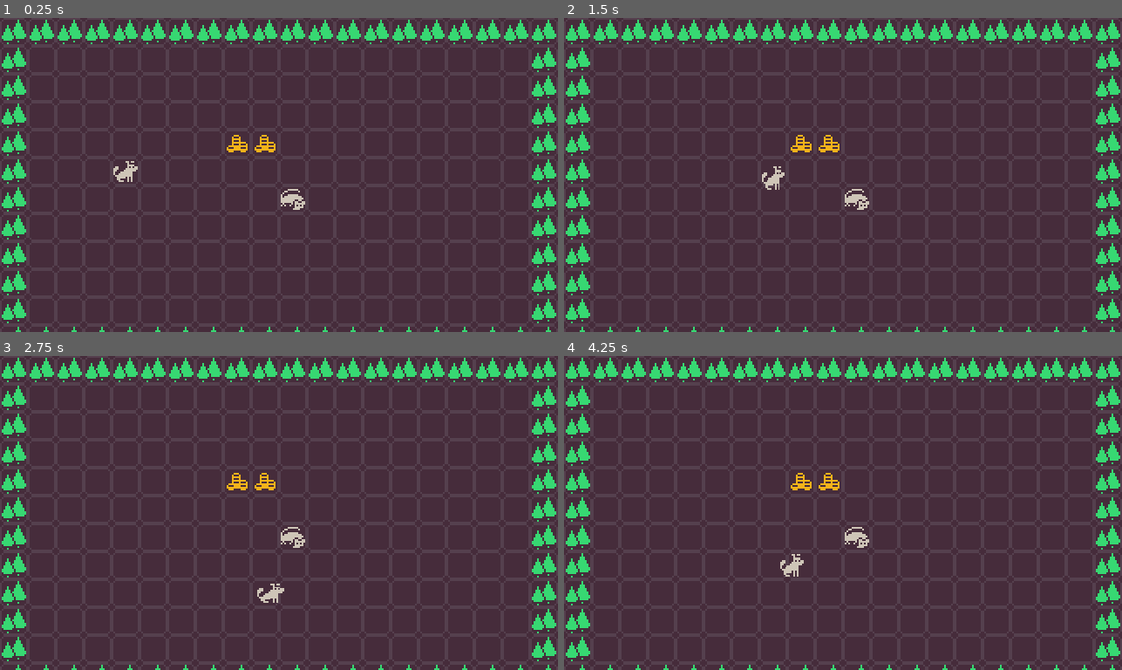
Above: before the commit, frames 1-4 (two rows, left to right).
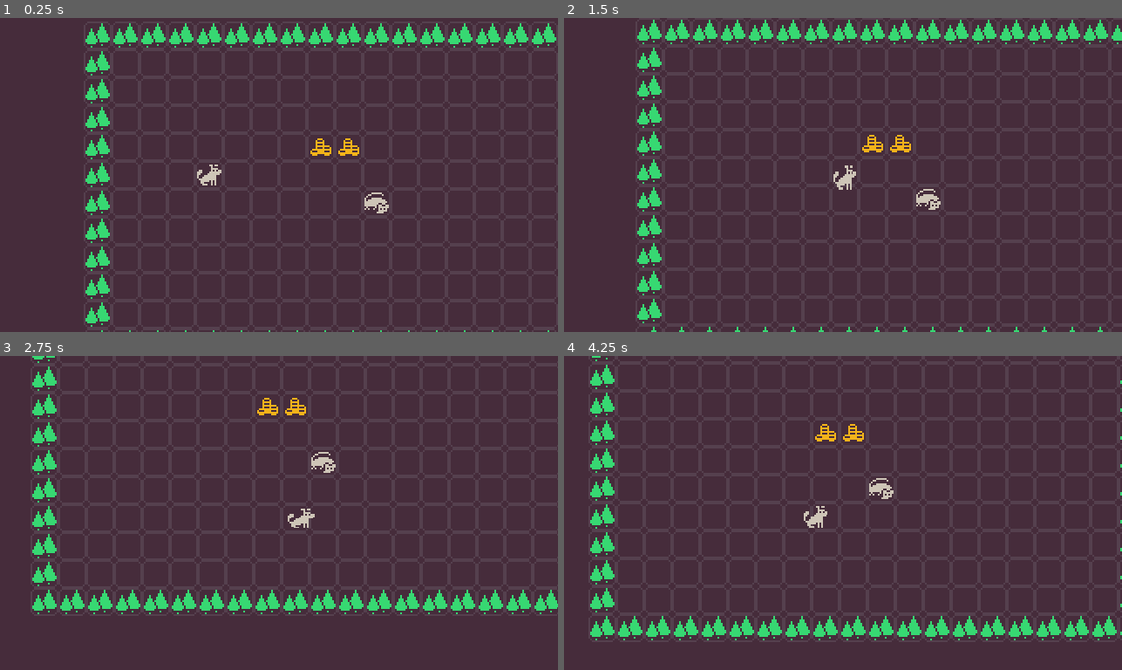
Above: after the commit, the same moments.

Repository: keipaglows/grid-based-prototype
Game: Godot game, scene res://Game.tscn
Same seed, same stepped clock (60 frames per second), same inputs: the game is played once before the commit and once after it.
Inputs:
- Up to frame 1 (0.25 s): no input
- Up to frame 2 (1.5 s): tap Enter at 0.5 s; hold Right (ui_right) 0.53-1.28 s; hold Down (ui_down) from 1.28 s (still down)
- Up to frame 3 (2.75 s): release Down (ui_down) at 2.03 s; hold Right (ui_right) from 2.03 s (still down)
- Up to frame 4 (4.25 s): release Right (ui_right) at 2.78 s; hold Up (ui_up) 2.78-3.53 s; hold Left (ui_left) from 3.53 s (still down)

The runs differ from the first frame. In frame 1, 7.9% of the frame differs, in the area x 0-100%, y 0-100%; in frame 2, 8.7%; in frame 3, 11%; in frame 4, 11%.

Commit message:
RBGB-4 | Initial camera handling

Diff:
--- a/entities/player.gd
+++ b/entities/player.gd
@@ -2,6 +2,9 @@
 export(bool) var rotation_enabled = true
 
 onready var Grid = get_parent()
+
+const DEFAULT_CAMERA_SMOOTHING = 2
+const DIAGONAL_CAMERA_SMOOTHING = 4
 
 
 func _ready():
@@ -11,18 +14,15 @@
 func _process(delta):
 	var input_direction = get_input_direction()
 
-	if not input_direction:
-		return
-
-	if rotation_enabled:
+	if input_direction:
 		update_look_direction(input_direction)
 
-	var target_position = Grid.request_move(self, input_direction)
+		var target_position = Grid.request_move(self, input_direction)
 
-	if target_position:
-		move_to(target_position)
-	else:
-		bump()
+		if target_position:
+			move_to(target_position)
+		else:
+			bump()
 
 
 func get_input_direction():
@@ -33,7 +33,14 @@
 
 
 func update_look_direction(direction):
-	$Pivot/Sprite.rotation = direction.angle()
+	update_camera_position(direction)
+
+	if rotation_enabled:
+		$Pivot/Sprite.rotation = direction.angle()
+
+
+func update_camera_position(direction):
+	$Pivot/CameraWrapper.rotation = direction.angle()
 
 
 func move_to(target_position):
@@ -44,9 +51,10 @@
 	var move_direction = (target_position - position).normalized()
 	var move_length = GameGlobals.TILE_SIZE
 
-	# setting move_length 1.5 longer if we move diagnolly
+	# diagonal movement fixes
 	if abs(move_direction[0]) == abs(move_direction[1]):
 		move_length = GameGlobals.TILE_SIZE * 1.5
+		$Pivot/CameraWrapper/Offset/Camera.smoothing_speed = DIAGONAL_CAMERA_SMOOTHING
 
 	$Tween.interpolate_property(
 		$Pivot,
@@ -59,7 +67,6 @@
 	)
 
 	$Tween.start()
-
 	# Stop the function execution until the tween interpolatio nis finished
 	yield($Tween, "tween_completed")
 
@@ -69,6 +76,9 @@
 	position = target_position
 	$Pivot.position = Vector2()
 
+	if $Pivot/CameraWrapper/Offset/Camera.smoothing_speed != DEFAULT_CAMERA_SMOOTHING:
+		$Pivot/CameraWrapper/Offset/Camera.smoothing_speed = DEFAULT_CAMERA_SMOOTHING
+
 	set_process(true)
 
 
--- a/entities/scenes/Player.tscn
+++ b/entities/scenes/Player.tscn
@@ -1,8 +1,7 @@
 [gd_scene load_steps=5 format=2]
 
-[ext_resource path="res://entities/player.gd" type="Script" id=1]
 [ext_resource path="res://entities/sprites/player.png" type="Texture" id=2]
-
+[ext_resource path="res://entities/player.gd" type="Script" id=3]
 
 [sub_resource type="Animation" id=1]
 resource_name = "bump"
@@ -79,7 +78,20 @@
 [node name="Pivot" type="Position2D" parent="."]
 
 [node name="Sprite" type="Sprite" parent="Pivot"]
-position = Vector2( 1.43051e-06, -1.90735e-06 )
 texture = ExtResource( 2 )
 centered = false
 offset = Vector2( -8, -8 )
+
+[node name="CameraWrapper" type="Position2D" parent="Pivot"]
+
+[node name="Offset" type="Position2D" parent="Pivot/CameraWrapper"]
+position = Vector2( 40, 0 )
+
+[node name="Camera" type="Camera2D" parent="Pivot/CameraWrapper/Offset"]
+current = true
+drag_margin_h_enabled = true
+drag_margin_v_enabled = true
+smoothing_enabled = true
+smoothing_speed = 2.0
+drag_margin_top = 0.4
+drag_margin_bottom = 0.4
Not shown: 1 places in entities/scenes/Player.tscn that only renumber resources
